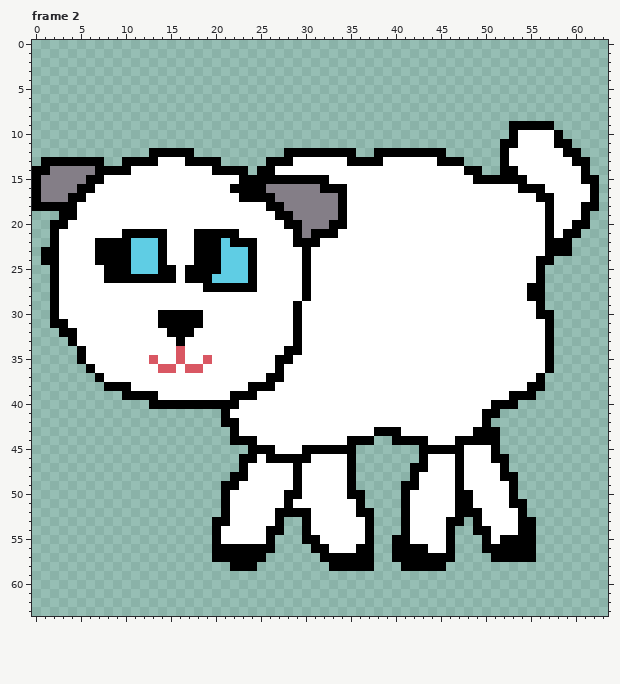
Two versions of one pixel-art file, image_dev/lamb.aseprite. Above: the version before the commit.
64x64 pixels, 2 frames. Shown: frame 2. The commit also changed other frames, which this record leaves out.
Now the later version:
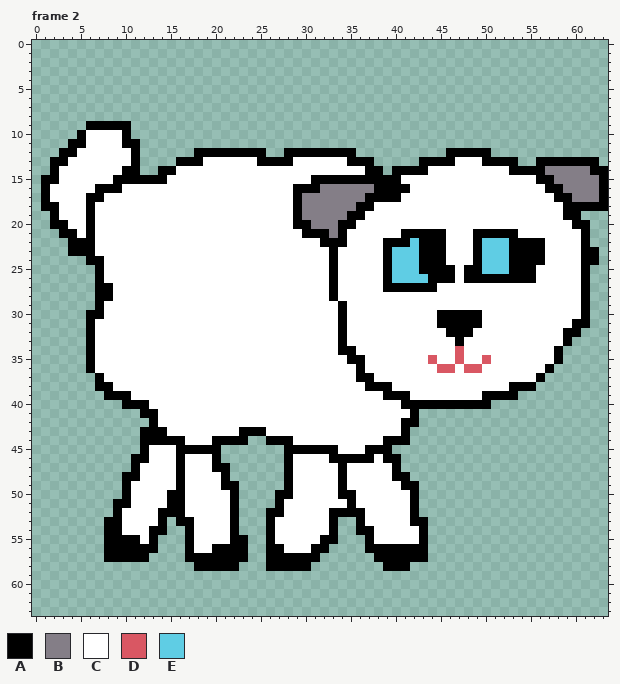
Palette (. is transparent): A #000000  B #847e87  C #ffffff  D #d95763  E #5fcde4
Change:
Frame 2:
y 9: x 6..10 ..... -> AAAAA; x 53..57 AAAAA -> .....
y 10: x 5..10 ...... -> ACCCCA; x 53..58 ACCCCA -> ......
y 11: x 4..11 ........ -> AACCCCAA; x 52..59 AACCCCAA -> ........
y 12: x 3..11 ......... -> AACCCCCCA; x 13..25 AAAAA........ -> .....AAAAAAAA; x 38..50 AAAAAAAA..... -> ........AAAAA; x 52..60 ACCCCCCAA -> .........
y 13: x 1 A -> .; x 4..10 AAAA..A -> CCCCCCC; x 12..16 AACCC -> ....A; x 19..25 AA..... -> CCCCCCA; x 38..44 ACCCCCC -> .....AA; x 47..51 A.... -> CCCAA; x 53..59 CCCCCCC -> A..AAAA; x 62 . -> A
y 14: x 0..9 AABBBBBAAA -> ..ACCCCCCC; x 11..15 CCCCC -> A..AA; x 20..26 AAAA.AA -> CCCCCCC; x 37..43 CCCCCCC -> AA.AAAA; x 48..52 AA..A -> CCCCC; x 54..63 CCCCCCCA.. -> AAABBBBBAA
y 15: x 0..7 ABBBBBAA -> .AACCCCC; x 9..14 CCCCCC -> AAAAAA; x 23..30 AAAAAAAA -> CCCCCCCC; x 33..40 CCCCCCCC -> AAAAAAAA; x 49..54 AAAAAA -> CCCCCC; x 56..63 CCCCCAA. -> AABBBBBA
y 16: x 0..9 ABBBBAACCC -> .ACCCCCAAA; x 22..41 AAAABBBBBBAAACCCCCCC -> CCCCCCCAAABBBBBBAAAA; x 54..63 AAACCCCCA. -> CCCAABBBBA
y 17: x 0..7 ABBBAACC -> .ACCCCAA; x 23..29 AAAABBB -> CCCCCCA; x 34..40 ACCCCCC -> BBBAAAA; x 56..63 AACCCCA. -> CCAABBBA
y 18: x 0 A -> .; x 3..4 AA -> CC; x 6 C -> A; x 26..29 AABB -> CCCA; x 34..37 ACCC -> BBAA; x 57 A -> C; x 59..60 CC -> AA; x 63 . -> A
y 19: x 2..4 .AA -> ACC; x 6 C -> A; x 27..29 AAB -> CCA; x 34..36 ACC -> BAA; x 57 A -> C; x 59..61 CCA -> AA.
y 20: x 6 C -> A; x 28 A -> C; x 30 B -> A; x 33 A -> B; x 35 C -> A; x 57 A -> C
y 21: x 2..4 ACC -> .AA; x 6 C -> A; x 10..14 AAAAA -> CCCCC; x 18..22 AAAAA -> CCCCC; x 29..30 AB -> CA; x 33..34 AC -> BA; x 41..45 CCCCC -> AAAAA; x 49..53 CCCCC -> AAAAA; x 57 A -> C; x 59..61 AA. -> CCA
y 22: x 2..14 ACCCCAAAAEEEA -> ..AAACCCCCCCC; x 18..24 AAAEAAA -> CCCCCCC; x 29..34 AAACCC -> CCCAAA; x 39..45 CCCCCCC -> AAAEAAA; x 49..61 CCCCCCCCAAA.. -> AEEEAAAACCCCA
y 23: x 1..14 AACCCCAAAAEEEA -> ...AAACCCCCCCC; x 18..24 AAAEEEA -> CCCCCCC; x 30 A -> C; x 33 C -> A; x 39..45 CCCCCCC -> AEEEAAA; x 49..62 CCCCCCCCAAA... -> AEEEAAAACCCCAA
y 24: x 1..6 AACCCC -> .....A; x 8..14 AAAEEEA -> CCCCCCC; x 18..24 AAAEEEA -> CCCCCCC; x 30 A -> C; x 33 C -> A; x 39..45 CCCCCCC -> AEEEAAA; x 49..55 CCCCCCC -> AEEEAAA; x 57..62 A..... -> CCCCAA
y 25: x 2..15 ACCCCCAAAEEEAA -> .....ACCCCCCCC; x 17..24 AAAAEEEA -> CCCCCCCC; x 30 A -> C; x 33 C -> A; x 39..46 CCCCCCCC -> AEEEAAAA; x 48..61 CCCCCCCCA..... -> AAEEEAAACCCCCA
y 26: x 2..15 ACCCCCAAAAAAAA -> .....ACCCCCCCC; x 17..24 AAAEEEEA -> CCCCCCCC; x 30 A -> C; x 33 C -> A; x 39..46 CCCCCCCC -> AEEEEAAA; x 48..61 CCCCCCCCA..... -> AAAAAAAACCCCCA
y 27: x 2..8 ACCCCCC -> .....AA; x 19..24 AAAAAA -> CCCCCC; x 30 A -> C; x 33 C -> A; x 39..44 CCCCCC -> AAAAAA; x 55..61 AA..... -> CCCCCCA
y 28: x 2..8 ACCCCCC -> .....AA; x 30 A -> C; x 33 C -> A; x 55..61 AA..... -> CCCCCCA
y 29: x 2..7 ACCCCC -> .....A; x 29 A -> C; x 34 C -> A; x 56..61 A..... -> CCCCCA
y 30: x 2..7 ACCCCC -> ....AA; x 14..18 AAAAA -> CCCCC; x 29 A -> C; x 34 C -> A; x 45..49 CCCCC -> AAAAA; x 56..61 AA.... -> CCCCCA
y 31: x 2..6 AACCC -> ....A; x 14..18 AAAAA -> CCCCC; x 29 A -> C; x 34 C -> A; x 45..49 CCCCC -> AAAAA; x 57..61 A.... -> CCCAA
y 32: x 3..6 AACC -> ...A; x 15..17 AAA -> CCC; x 29 A -> C; x 34 C -> A; x 46..48 CCC -> AAA; x 57..60 A... -> CCAA
y 33: x 4..6 ACC -> ..A; x 16 A -> C; x 29 A -> C; x 34 C -> A; x 47 C -> A; x 57..59 A.. -> CCA
y 34: x 5..6 AC -> .A; x 16 D -> C; x 28..29 AA -> CC; x 34..35 CC -> AA; x 47 C -> D; x 57..58 A. -> CA
y 35: x 5..6 AC -> .A; x 13 D -> C; x 16 D -> C; x 19 D -> C; x 27..28 AA -> CC; x 35..36 CC -> AA; x 44 C -> D; x 47 C -> D; x 50 C -> D; x 57..58 A. -> CA
y 36: x 14..15 DD -> CC; x 17..18 DD -> CC; x 27 A -> C; x 36 C -> A; x 45..46 CC -> DD; x 48..49 CC -> DD
y 37: x 26..27 AA -> CC; x 36..37 CC -> AA
y 38: x 7 . -> A; x 9..10 AA -> CC; x 24..26 AAA -> CCC; x 37..39 CCC -> AAA; x 53..54 CC -> AA; x 56 A -> .
y 39: x 8..9 .. -> AA; x 11..13 AAA -> CCC; x 22..24 AAA -> CCC; x 39..41 CCC -> AAA; x 50..52 CCC -> AAA; x 54..55 AA -> ..
y 40: x 10..22 ...AAAAAAAAAA -> AAACCCCCCCCCC; x 41..53 CCCCCCCCCCAAA -> AAAAAAAAAA...
y 41: x 12..21 .........A -> AACCCCCCCC; x 42..51 CCCCCCCCAA -> A.........
y 42: x 13..22 ........AA -> ACCCCCCCCC; x 41..50 CCCCCCCCCA -> AA........
y 43: x 12..25 ..........ACCC -> AAACCCCCCCCAAA; x 38..51 AAACCCCCCCCAAA -> CCCA..........
y 44: x 12..21 .......... -> AAAAACCCAA; x 24..28 ACCCC -> ..AAA; x 35..39 AAA.. -> CCCCA; x 42..51 AACCCAAAAA -> ..........
y 45: x 12..20 ......... -> ACCCAAAAA; x 24..29 AAACCC -> ....AA; x 34..39 AA.... -> CCCAAA; x 43..51 AAAAACCCA -> .........
y 46: x 11..20 .......... -> AACCCACCCA; x 23..27 AACAA -> .....; x 29..30 AA -> CC; x 33..34 CC -> AA; x 36..40 ..... -> AACAA; x 43..52 ACCCACCCAA -> ..........
y 47: x 11..21 ........... -> ACCCCACCCAA; x 23..29 ACCCCCA -> .....AC; x 34..40 CA..... -> ACCCCCA; x 42..52 AACCCACCCCA -> ...........
y 48: x 10..29 ............AACCCCCA -> AACCCCACCCCA......AC; x 34..53 CA......ACCCCACCCCAA -> ACCCCCAA............
y 49: x 10..20 ........... -> ACCCCCACCCC; x 23..29 CCCCCCA -> .....AC; x 34..40 CA..... -> ACCCCCC; x 43..53 CCCCACCCCCA -> ...........
y 50: x 10..27 ...........ACCCCCC -> ACCCCAACCCCCA....A; x 29 A -> C; x 34 C -> A; x 36..53 A....ACCCCCAACCCCA -> CCCCCCA...........
y 51: x 9..28 ............ACCCCCCA -> AACCCCAACCCCCA....AC; x 35..54 CA....ACCCCCAACCCCAA -> ACCCCCCA............
y 52: x 9..26 ............ACCCCC -> ACCCCAAACCCCCA...A; x 28..30 AAA -> CCC; x 33..35 CCC -> AAA; x 37..54 A...ACCCCCAAACCCCA -> CCCCCA............
y 53: x 8..14 ....... -> AACCCCA; x 16..30 ....AACCCCCA..A -> AACCCCA...ACCCC; x 33..47 CCCCA...ACCCCAA -> A..ACCCCCAA....; x 49..55 ACCCCAA -> .......
y 54: x 8..14 ....... -> AACCCAA; x 17..20 ...A -> ACCC; x 22..25 CCCC -> A...; x 27..30 A..A -> CCCC; x 33..36 CCCC -> A..A; x 38..41 ...A -> CCCC; x 43..46 CCCA -> A...; x 49..55 AACCCAA -> .......
y 55: x 8..13 ...... -> AAAACA; x 17..20 ...A -> ACCC; x 22..25 CCCC -> AA..; x 27..36 ...AACCCCC -> CCCCCAA...; x 38..41 ..AA -> CCCC; x 43..46 CCCA -> A...; x 50..55 ACAAAA -> ......
y 56: x 8..13 ...... -> AAAAAA; x 17..19 ... -> ACC; x 24..25 AA -> ..; x 27..30 .... -> ACCC; x 33..36 CCCA -> ....; x 38..39 .. -> AA; x 44..46 CCA -> ...; x 50..55 AAAAAA -> ......
y 57: x 8..12 ..... -> AAAAA; x 17..19 ... -> AAA; x 24..39 AA......AAAAAA.. -> ..AAAAAA......AA; x 44..46 AAA -> ...; x 51..55 AAAAA -> .....
y 58: x 18..21 .... -> AAAA; x 23..24 AA -> ..; x 26..30 ..... -> AAAAA; x 33..37 AAAAA -> .....; x 39..40 .. -> AA; x 42..45 AAAA -> ....
Pixel boxes of the changes (left, top, right, bottom) in both pictures:
changed: (32, 121, 608, 571)
